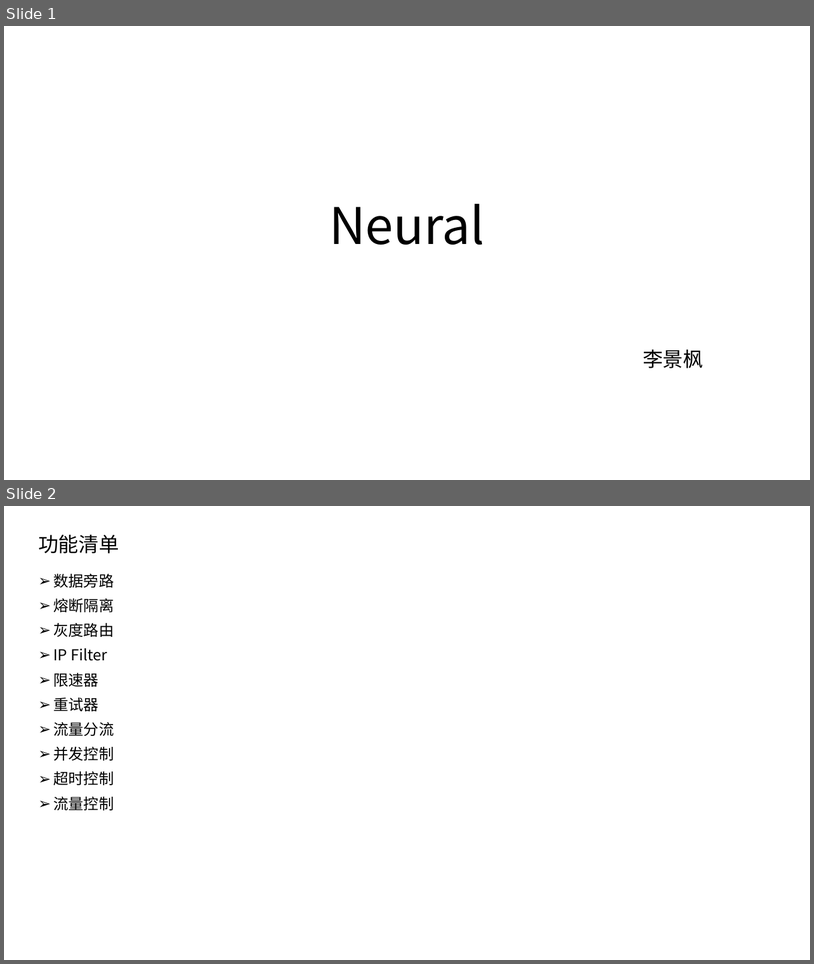
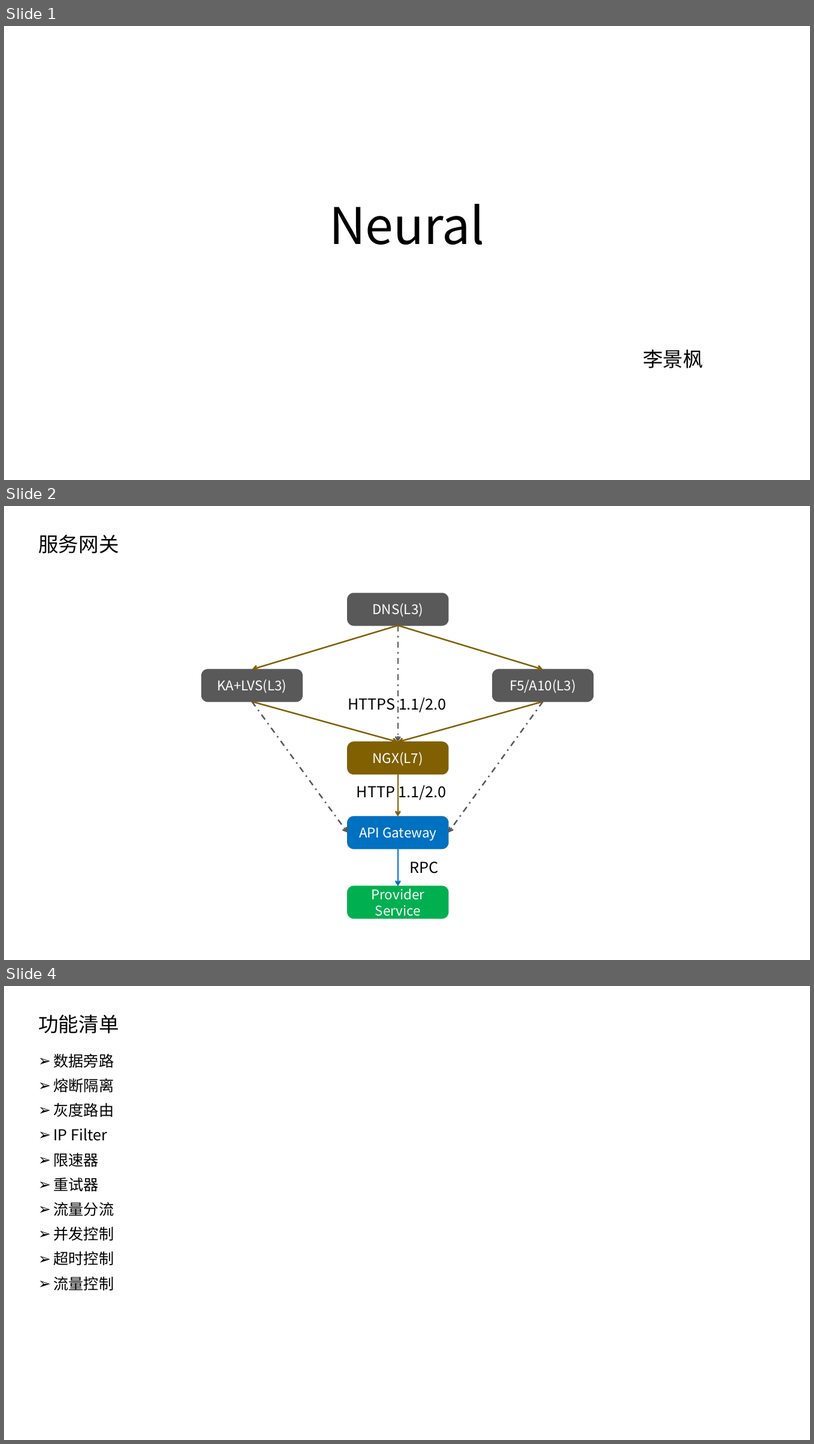
Before and after one commit to yessur3808/neural, a slide deck: Neural.pptx. Shown one above the other, each under a label of ours: slides 1 and 2 before the commit, slides 1, 2 and 4 after it; the slides between them are not shown. The pictures are 814x964 and 814x1444 pixels, drawn with LibreOffice and Linux fonts; fonts in the diff are those of the drawing. Boxes give left, top, right and bottom in pixels: in the first picture for what was removed or moved away, otherwise in the second. Text is boxed around its words. In the diff, an @@ line names an element or a change of style, - is before the commit and + after.

```diff
--- a/Neural.pptx
+++ b/Neural.pptx
@@ slide 2 added at box(4, 506, 810, 960), background #FFFFFF @@
@@ title added at box(38, 535, 119, 553), 24 pt, text #000000 @@
+服务网关
@@ rounded rectangle added at box(348, 593, 449, 625), fill #595959, outline #595959 1 pt, 16 pt, text #FFFFFF @@
+DNS(L3)
@@ arrow added from (398, 625) to (252, 669), #806000 1.75 pt @@
@@ arrow added from (398, 625) to (398, 742), #595959 1.75 pt dashed @@
@@ arrow added from (398, 625) to (543, 669), #806000 1.75 pt @@
@@ rounded rectangle added at box(202, 669, 303, 702), fill #595959, outline #595959 1 pt, 16 pt, text #FFFFFF @@
+KA+LVS(L3)
@@ rounded rectangle added at box(493, 669, 594, 702), fill #595959, outline #595959 1 pt, 16 pt, text #FFFFFF @@
+F5/A10(L3)
@@ arrow added from (252, 702) to (398, 742), #806000 1.75 pt @@
@@ arrow added from (252, 702) to (348, 832), #595959 1.75 pt dashed @@
@@ text added at box(348, 697, 447, 712), 18 pt, text #000000 @@
+HTTPS 1.1/2.0
@@ arrow added from (543, 702) to (398, 742), #806000 1.75 pt @@
@@ arrow added from (543, 702) to (449, 832), #595959 1.75 pt dashed @@
@@ rounded rectangle added at box(348, 742, 449, 774), fill #806000, outline #806000 1 pt, 16 pt, text #FFFFFF @@
+NGX(L7)
@@ arrow added from (398, 774) to (398, 816), #806000 1.75 pt @@
@@ text added at box(357, 785, 447, 800), 18 pt, text #000000 @@
+HTTP 1.1/2.0
@@ rounded rectangle added at box(348, 816, 449, 849), fill #0070C0, outline #0070C0 1 pt, 16 pt, text #FFFFFF @@
+API Gateway
@@ arrow added from (398, 849) to (398, 886), #0070C0 1.75 pt @@
@@ text added at box(410, 861, 439, 873), 18 pt, text #000000 @@
+RPC
@@ rounded rectangle added at box(348, 886, 449, 918), fill #00B050, outline #00B050 1 pt, 16 pt, text #FFFFFF @@
+Provider
+Service
@@ what was slide 2 is now slide 4 @@
```
Also in this commit, not shown: 1 other slide added, 4 other files.
